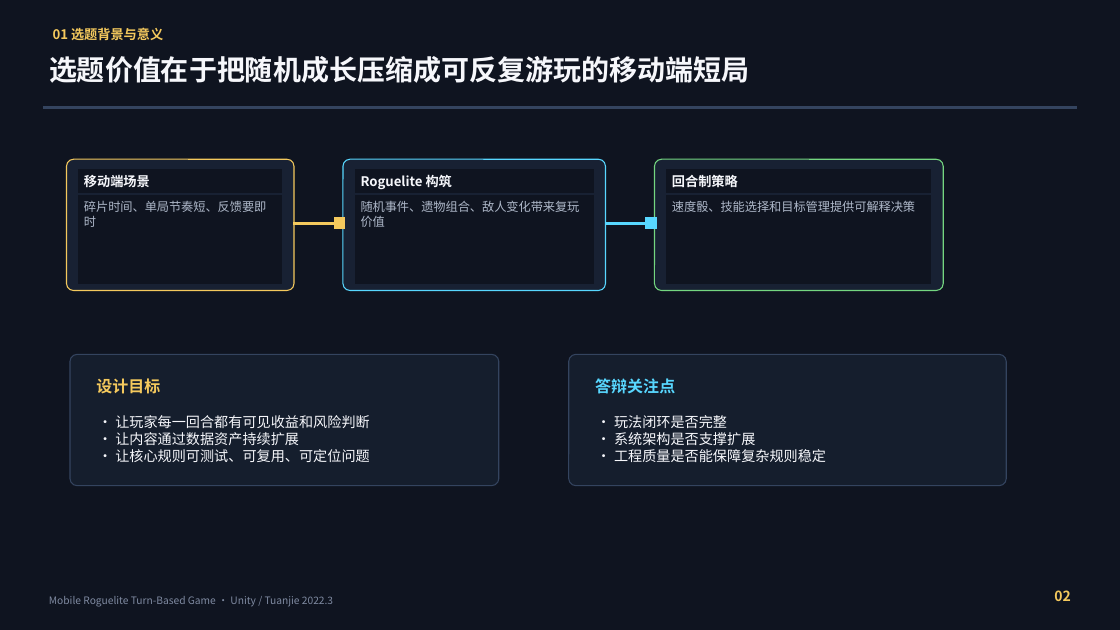
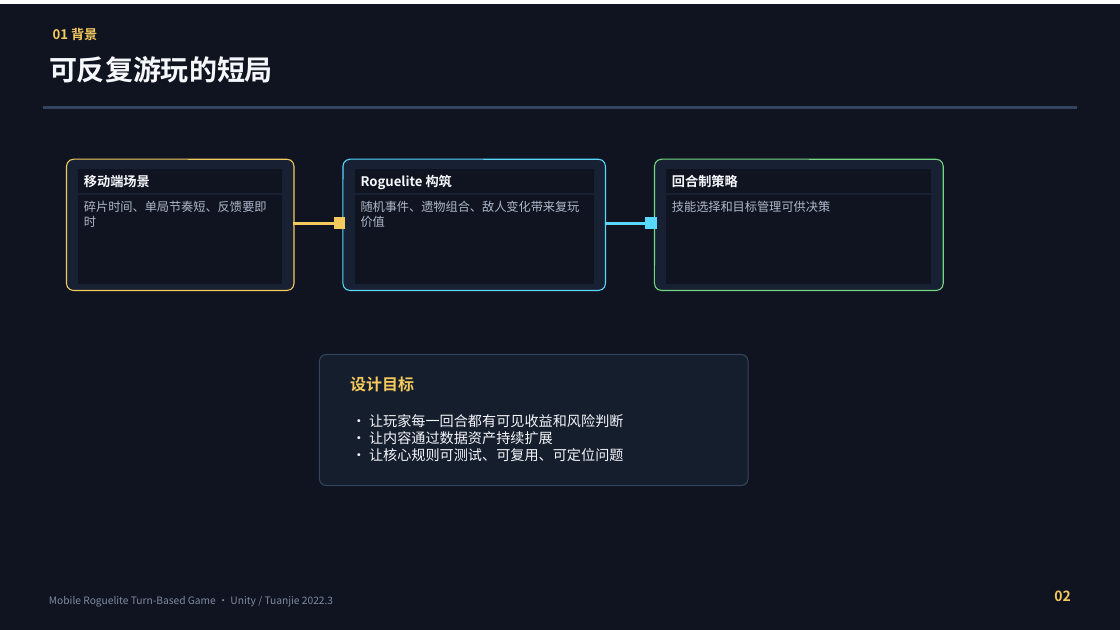
Before and after one commit to RemitSg/DiceLand, a slide deck: slide 2 of outputs/019e9d99-8be2-7e81-9f26-106011435351/presentations/mobile-game-defense/output/mobile-game-defense.pptx. Drawn at 1120x630 pixels with LibreOffice and Linux fonts; fonts in the diff are those of the drawing. Boxes give left, top, right and bottom in pixels: in the first picture for what was removed or moved away, otherwise in the second. Text is boxed around its words. In the diff, an @@ line names an element or a change of style, - is before the commit and + after.

```diff
--- a/outputs/019e9d99-8be2-7e81-9f26-106011435351/presentations/mobile-game-defense/output/mobile-game-defense.pptx
+++ b/outputs/019e9d99-8be2-7e81-9f26-106011435351/presentations/mobile-game-defense/output/mobile-game-defense.pptx
@@ rectangle: place and size @@
-rectangle at (0, 0, 1120, 630)
+rectangle at (0, 4, 1120, 630)
@@ text in rectangle at (53, 28, 97, 40): text changed @@
-01 选题背景与意义
+01 背景
@@ text in rectangle at (49, 56, 273, 83): text changed @@
-选题价值在于把随机成长压缩成可反复游玩的移动端短局
+可反复游玩的短局
@@ text in rectangle at (672, 201, 830, 212): text changed @@
-速度骰、技能选择和目标管理提供可解释决策
+技能选择和目标管理可供决策
@@ rounded rectangle: place and size @@
-rounded rectangle at (70, 355, 498, 486)
+rounded rectangle at (319, 355, 748, 486)
@@ rounded rectangle removed at (569, 355, 1007, 486) @@
@@ rectangle "设计目标": place and size @@
-rectangle "设计目标" at (91, 373, 231, 399)
+rectangle "设计目标" at (344, 371, 485, 397)
@@ rectangle removed at (590, 373, 730, 399) @@
-答辩关注点
@@ rectangle "· 让玩家每一回合都有可见收益和风险判断": place and size @@
-rectangle "· 让玩家每一回合都有可见收益和风险判断" at (89, 407, 457, 471)
+rectangle "· 让玩家每一回合都有可见收益和风险判断" at (343, 406, 711, 471)
@@ rectangle removed at (588, 407, 947, 471) @@
-· 玩法闭环是否完整
-· 系统架构是否支撑扩展
-· 工程质量是否能保障复杂规则稳定
```
Also in this commit, not shown: 4 other slides changed, 1 slide removed, 3 other files.
